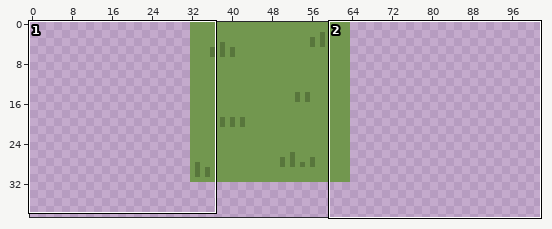
Sprite sheet, stored at LD45/Content/Textures/Tiles.png. Above, an overview of the earlier version with the close-up marked.
Close-up. Earlier state:
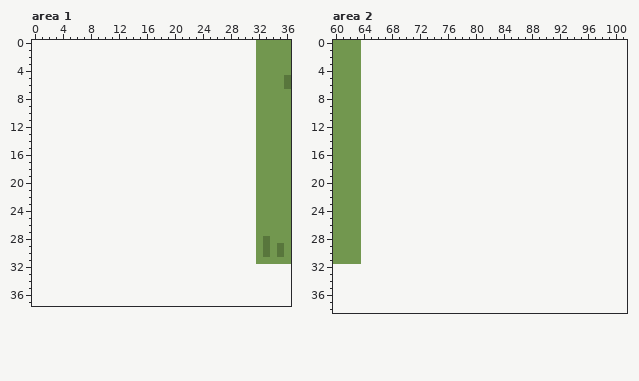
The file is 32x32 pixels. Shown: area 1: x 0..36, y 0..37; area 2: x 60..101, y 0..38. The old version is drawn lined up with the new one, on the new canvas. The wide view leaves out empty margins.
New version:
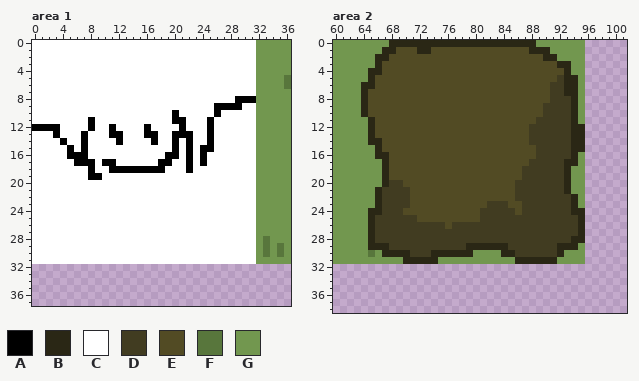
Palette (. is transparent): A #000000  B #2a2715  C #ffffff  D #413c21  E #524b24  F #58763c  G #72974f
The edit:
canvas 32x32 -> 256x256, the old top-left corner now at 32,0
--- area 1
@@ x 0..36 @@
- 0 ................................GGGGG
- 1 ................................GGGGG
- 2 ................................GGGGG
- 3 ................................GGGGG
- 4 ................................GGGGG
- 5 ................................GGGGF
- 6 ................................GGGGF
- 7 ................................GGGGG
- 8 ................................GGGGG
- 9 ................................GGGGG
-10 ................................GGGGG
-11 ................................GGGGG
-12 ................................GGGGG
-13 ................................GGGGG
-14 ................................GGGGG
-15 ................................GGGGG
-16 ................................GGGGG
-17 ................................GGGGG
-18 ................................GGGGG
-19 ................................GGGGG
-20 ................................GGGGG
-21 ................................GGGGG
-22 ................................GGGGG
-23 ................................GGGGG
-24 ................................GGGGG
-25 ................................GGGGG
-26 ................................GGGGG
-27 ................................GGGGG
-28 ................................GFGGG
-29 ................................GFGFG
-30 ................................GFGFG
-31 ................................GGGGG
+ 0 CCCCCCCCCCCCCCCCCCCCCCCCCCCCCCCCGGGGG
+ 1 CCCCCCCCCCCCCCCCCCCCCCCCCCCCCCCCGGGGG
+ 2 CCCCCCCCCCCCCCCCCCCCCCCCCCCCCCCCGGGGG
+ 3 CCCCCCCCCCCCCCCCCCCCCCCCCCCCCCCCGGGGG
+ 4 CCCCCCCCCCCCCCCCCCCCCCCCCCCCCCCCGGGGG
+ 5 CCCCCCCCCCCCCCCCCCCCCCCCCCCCCCCCGGGGF
+ 6 CCCCCCCCCCCCCCCCCCCCCCCCCCCCCCCCGGGGF
+ 7 CCCCCCCCCCCCCCCCCCCCCCCCCCCCCCCCGGGGG
+ 8 CCCCCCCCCCCCCCCCCCCCCCCCCCCCCAAAGGGGG
+ 9 CCCCCCCCCCCCCCCCCCCCCCCCCCAAAACCGGGGG
+10 CCCCCCCCCCCCCCCCCCCCACCCCCACCCCCGGGGG
+11 CCCCCCCCACCCCCCCCCCCAACCCACCCCCCGGGGG
+12 AAAACCCCACCACCCCACCCCACCCACCCCCCGGGGG
+13 CCCACCCACCCAACCCAACCAAACCACCCCCCGGGGG
+14 CCCCACCACCCCACCCCACCACACCACCCCCCGGGGG
+15 CCCCCACACCCCCCCCCCCCACACAACCCCCCGGGGG
+16 CCCCCAAACCCCCCCCCCCAACACACCCCCCCGGGGG
+17 CCCCCCAAACAACCCCCCAACCACACCCCCCCGGGGG
+18 CCCCCCCCACCAAAAAAAACCCACCCCCCCCCGGGGG
+19 CCCCCCCCAACCCCCCCCCCCCCCCCCCCCCCGGGGG
+20 CCCCCCCCCCCCCCCCCCCCCCCCCCCCCCCCGGGGG
+21 CCCCCCCCCCCCCCCCCCCCCCCCCCCCCCCCGGGGG
+22 CCCCCCCCCCCCCCCCCCCCCCCCCCCCCCCCGGGGG
+23 CCCCCCCCCCCCCCCCCCCCCCCCCCCCCCCCGGGGG
+24 CCCCCCCCCCCCCCCCCCCCCCCCCCCCCCCCGGGGG
+25 CCCCCCCCCCCCCCCCCCCCCCCCCCCCCCCCGGGGG
+26 CCCCCCCCCCCCCCCCCCCCCCCCCCCCCCCCGGGGG
+27 CCCCCCCCCCCCCCCCCCCCCCCCCCCCCCCCGGGGG
+28 CCCCCCCCCCCCCCCCCCCCCCCCCCCCCCCCGFGGG
+29 CCCCCCCCCCCCCCCCCCCCCCCCCCCCCCCCGFGFG
+30 CCCCCCCCCCCCCCCCCCCCCCCCCCCCCCCCGFGFG
+31 CCCCCCCCCCCCCCCCCCCCCCCCCCCCCCCCGGGGG
 32 .....................................
--- area 2
@@ x 60..101 @@
- 0 GGGG......................................
- 1 GGGG......................................
- 2 GGGG......................................
- 3 GGGG......................................
- 4 GGGG......................................
- 5 GGGG......................................
- 6 GGGG......................................
- 7 GGGG......................................
- 8 GGGG......................................
- 9 GGGG......................................
-10 GGGG......................................
-11 GGGG......................................
-12 GGGG......................................
-13 GGGG......................................
-14 GGGG......................................
-15 GGGG......................................
-16 GGGG......................................
-17 GGGG......................................
-18 GGGG......................................
-19 GGGG......................................
-20 GGGG......................................
-21 GGGG......................................
-22 GGGG......................................
-23 GGGG......................................
-24 GGGG......................................
-25 GGGG......................................
-26 GGGG......................................
-27 GGGG......................................
-28 GGGG......................................
-29 GGGG......................................
-30 GGGG......................................
-31 GGGG......................................
+ 0 GGGGGGGGBBBBBBBBBBBBBBBBBBBBBGGGGGGG......
+ 1 GGGGGGGBBEEEBBEEEEEEEEEEEEEEBBBGGGGG......
+ 2 GGGGGGBBEEEEEEEEEEEEEEEEEEEEEEBBGGGG......
+ 3 GGGGGGBEEEEEEEEEEEEEEEEEEEEEEEEEBBGG......
+ 4 GGGGGBBEEEEEEEEEEEEEEEEEEEEEEEEEEBGG......
+ 5 GGGGGBEEEEEEEEEEEEEEEEEEEEEEEEEEDBBG......
+ 6 GGGGBBEEEEEEEEEEEEEEEEEEEEEEEEEDDBBG......
+ 7 GGGGBEEEEEEEEEEEEEEEEEEEEEEEEEEDDBBG......
+ 8 GGGGBEEEEEEEEEEEEEEEEEEEEEEEEEEDDDBG......
+ 9 GGGGBEEEEEEEEEEEEEEEEEEEEEEEEEDDDDBG......
+10 GGGGBEEEEEEEEEEEEEEEEEEEEEEEEEDDDDBG......
+11 GGGGGBEEEEEEEEEEEEEEEEEEEEEEEDDDDDBG......
+12 GGGGGBEEEEEEEEEEEEEEEEEEEEEEDDDDDDBB......
+13 GGGGGBEEEEEEEEEEEEEEEEEEEEEEDDDDDDBB......
+14 GGGGGBBEEEEEEEEEEEEEEEEEEEEEDDDDDDBB......
+15 GGGGGGBEEEEEEEEEEEEEEEEEEEEEEDDDDDBB......
+16 GGGGGGBBEEEEEEEEEEEEEEEEEEEEEDDDDDBG......
+17 GGGGGGGBEEEEEEEEEEEEEEEEEEEEDDDDDBBG......
+18 GGGGGGGBEEEEEEEEEEEEEEEEEEEDDDDDDBGG......
+19 GGGGGGGBEEEEEEEEEEEEEEEEEEEDDDDDDBGG......
+20 GGGGGGGBDDEEEEEEEEEEEEEEEEDDDDDDDBGG......
+21 GGGGGGBDDDDEEEEEEEEEEEEEEEDDDDDDDBGG......
+22 GGGGGGBDDDDEEEEEEEEEEEEEEEDDDDDDDDBG......
+23 GGGGGGBDDDDEEEEEEEEEEEDDDEEDDDDDDDBG......
+24 GGGGGBBDDDEEEEEEEEEEEDDDDDEDDDDDDDBB......
+25 GGGGGBDDDDDDEEEEEEEEEDDDDDDDDDDDDDDB......
+26 GGGGGBDDDDDDDDDDEDDDDDDDDDDDDDDDDDDB......
+27 GGGGGBDDDDDDDDDDDDDDDDDDDDDDDDDDDDDB......
+28 GGGGGBDDDDDDDDDDDDDDDDDDDDDDDDDDDDBB......
+29 GGGGGBBBDDDDDDDDDDDBBBBBBDDDDDDDBBBG......
+30 GGGGGFGBBBBDDDBBBBBBGGGGBBDDDDDDBGGG......
+31 GGGGGGGGGGBBBBBGGGGGGGGGGGBBBBBBGGGG......
 32 ..........................................
